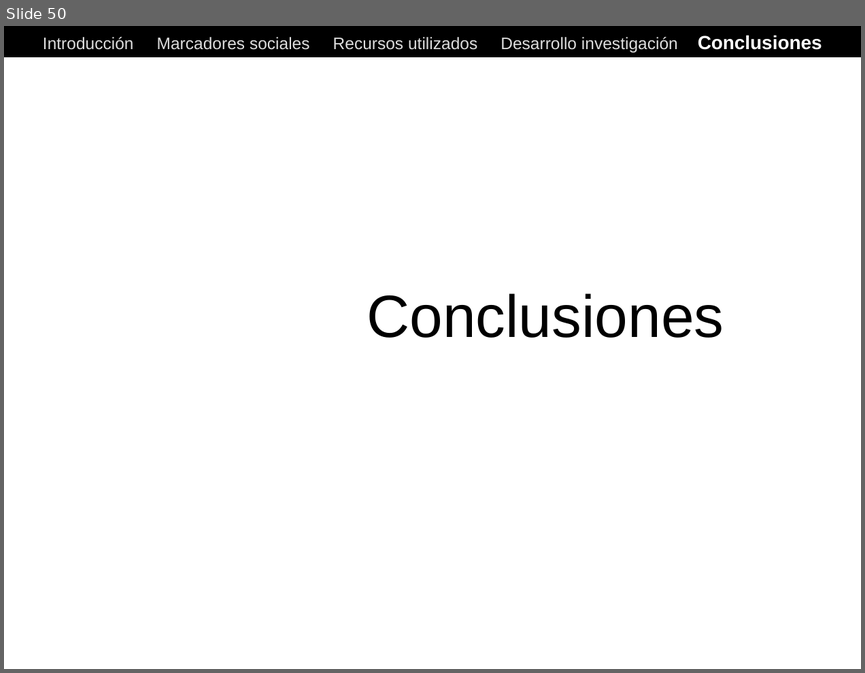
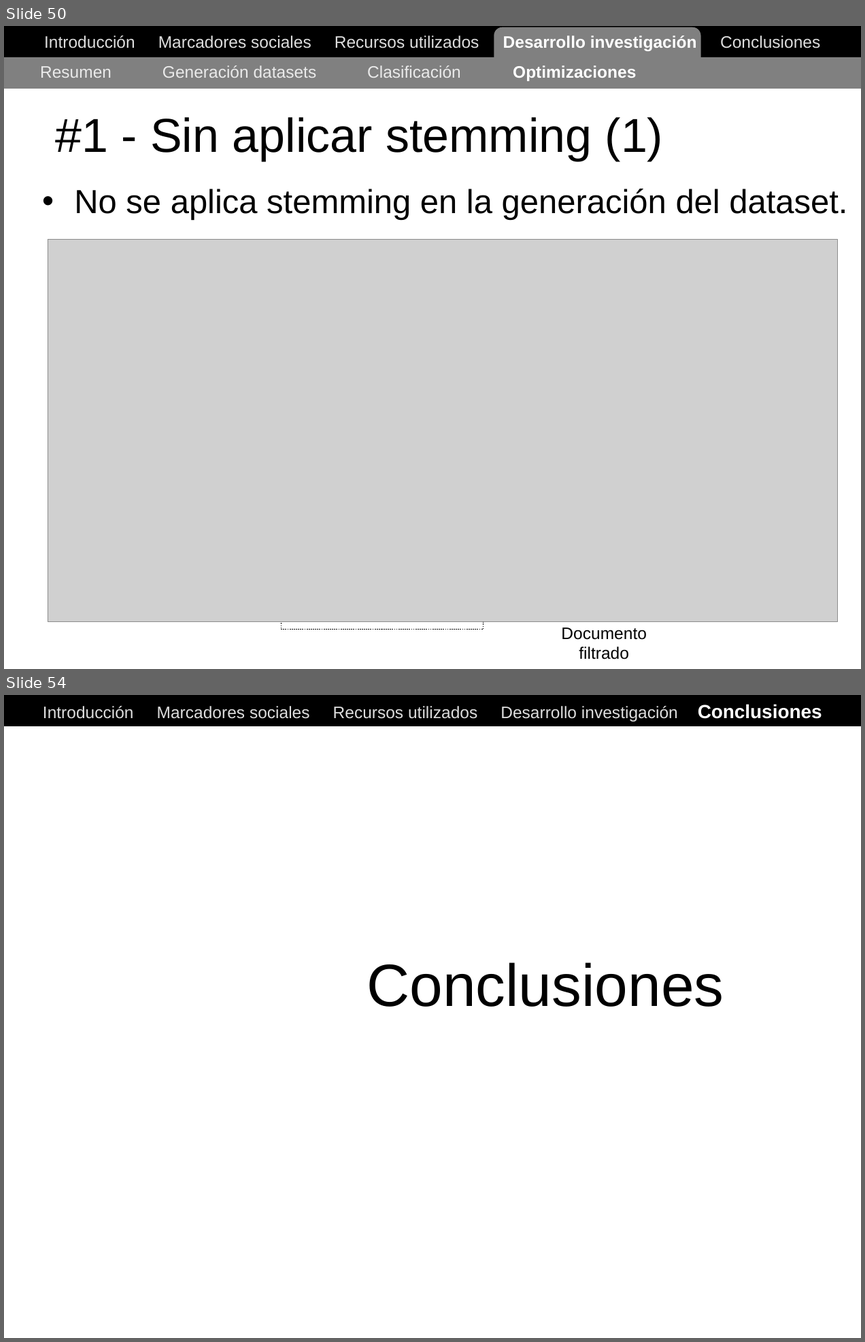
Before and after one commit to ak907kenai/nicotournetesis, a slide deck: docs_trunk/Nicolás Tourné - Presentación Tesis (v1).ppt. Shown one above the other, each under a label of ours: slide 50 before the commit, slides 50 and 54 after it; the slides between them are not shown. The pictures are 865x673 and 865x1342 pixels, drawn with LibreOffice and Linux fonts; fonts in the diff are those of the drawing; grey boxes stand for pictures. Boxes give left, top, right and bottom in pixels: in the first picture for what was removed or moved away, otherwise in the second. Text is boxed around its words. In the diff, an @@ line names an element or a change of style, - is before the commit and + after.

```diff
--- a/docs_trunk/Nicolás Tourné - Presentación Tesis (v1).ppt
+++ b/docs_trunk/Nicolás Tourné - Presentación Tesis (v1).ppt
@@ slide 50 added at [4, 26, 861, 669], background #FFFFFF @@
@@ rectangle added at [4, 26, 861, 57], fill #000000, outline #000000 0.74 pt @@
@@ text added at [44, 36, 820, 51], 14 pt, text #DDDDDD @@
+Introducción Marcadores sociales Recursos utilizados Desarrollo investigación Conclusiones
@@ rounded rectangle added at [494, 27, 700, 78], fill #808080 @@
@@ rectangle added at [4, 57, 861, 88], fill #808080 @@
@@ text added at [40, 65, 636, 81], 14 pt, text #EAEAEA @@
+Resumen Generación datasets Clasificación Optimizaciones
@@ title added at [55, 117, 663, 161], 40 pt, text #000000 @@
+#1 - Sin aplicar stemming (1)
@@ text added at [74, 189, 847, 220], 28 pt, text #000000 @@
+• No se aplica stemming en la generación del dataset.
@@ picture added at [48, 240, 837, 622] @@
@@ rectangle added at [281, 244, 483, 629], outline #000000 0.26 pt dashed @@
@@ freeform shape added at [124, 256, 175, 322], fill #D8EBB3, outline #000000 0.74 pt @@
@@ freeform shape added at [577, 548, 628, 614], fill #D8EBB3, outline #000000 0.74 pt @@
@@ text added at [561, 627, 646, 659], 14 pt, text #000000 @@
+Documento
+filtrado
@@ what was slide 50 is now slide 54 @@
```
Also in this commit, not shown: 2 slides changed, 3 other slides added, 3 slides removed.
